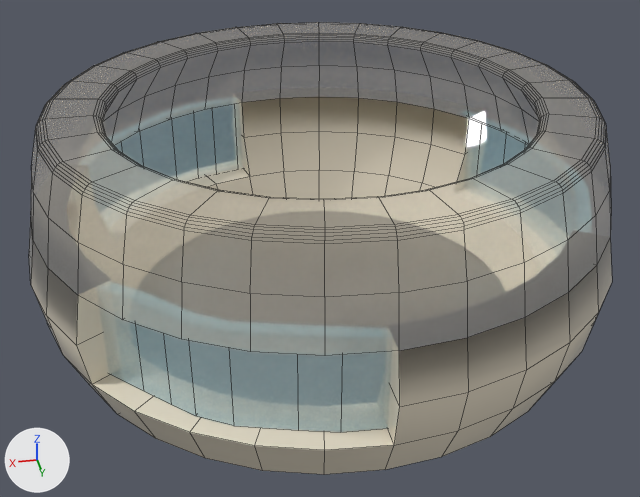
The Blender file assets/robo_chan/robo_chan_model.blend as it was, and as the next commit left it.
Before and after are seen from a 50 mm camera at (6.3, 30.0, 20.6) aimed at (0.2, 0.8, 3.2). The axes (+X, +Y, +Z) are drawn at lower left. The lights are the same throughout. Mesh edges are drawn as thin lines. The same objects are shown in both versions, whatever each file hides.

Objects in the first picture: 'Room_Base'.
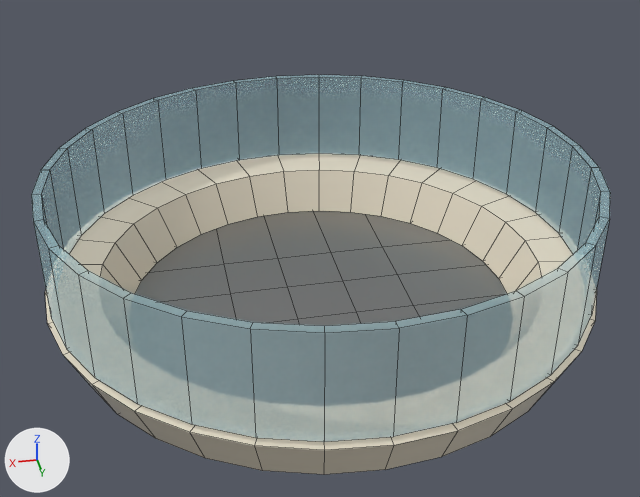
Boxes (x1, y1, x2, y2) around the edits, measured in the pictures (640 x 497 px):
'Room_Base', reshaped (12% shorter)
    before: (29, 22, 612, 474)
    after: (31, 75, 610, 474)
part 1 of me_cylinder_008, added
    after: (31, 75, 610, 442)
part 2 of me_cylinder_008, deleted
    before: (29, 22, 612, 445)

Patch to the scene script:
```diff
--- a/assets/robo_chan/robo_chan_model.blend.py
+++ b/assets/robo_chan/robo_chan_model.blend.py
@@ me_cylinder_008 @@
 # used by ob_room_base; location = (0.0, 0.0, 0.0)
-me_cylinder_008.from_pydata(...)  # 826 vertices, 831 faces; spans x -10.8..11.1, y -11.1..11.1, z 0.2..9.0
+me_cylinder_008.from_pydata(...)  # 292 vertices, 281 faces; spans x -10.8..10.8, y -10.8..10.8, z 0.2..6.2
+# me_cylinder_008 part 1: a new loose piece of 128 vertices spanning x -10.6..10.6, y -10.6..10.6, z 2.2..6.2, in mat_glass (cyan #b5dfe7)
+# me_cylinder_008 part 2: 662 vertices removed from x -10.7..11.1, y -11.1..11.1, z 1.9..9.0
 me_cylinder_008.materials.append(mat_trigger_ground_mat)
@@ me_cylinder_008 @@
 me_cylinder_008.materials.append(mat_glass)
-me_cylinder_008.materials.append(mat_room_main_dither)  # white #e7ddc8
```
